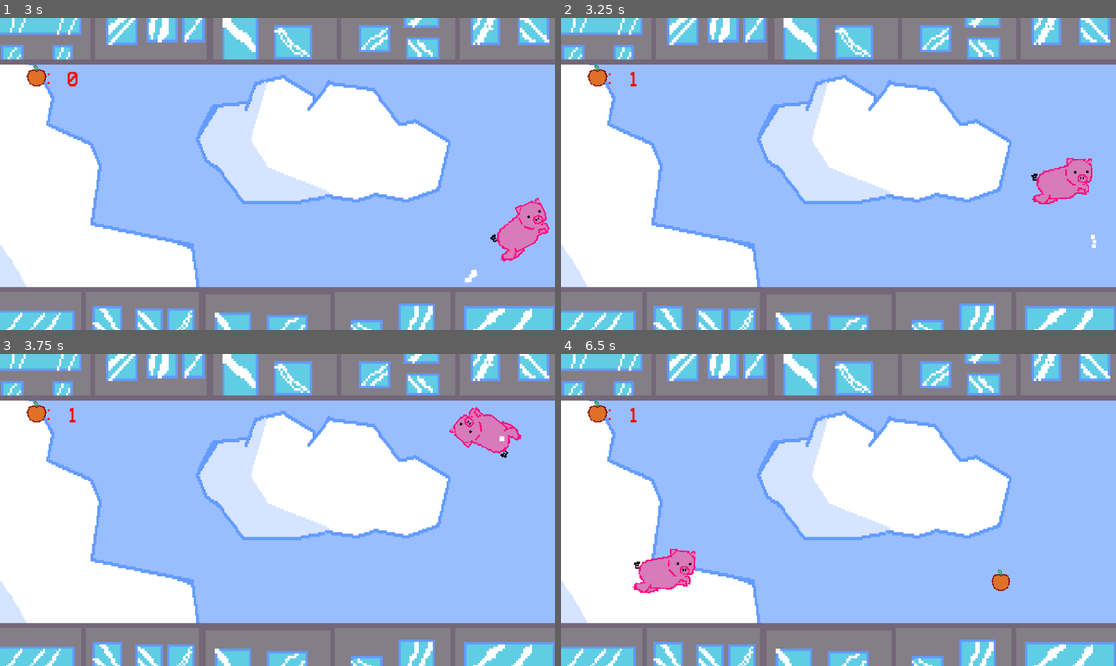
Above: before the commit, frames 1-4 (two rows, left to right).
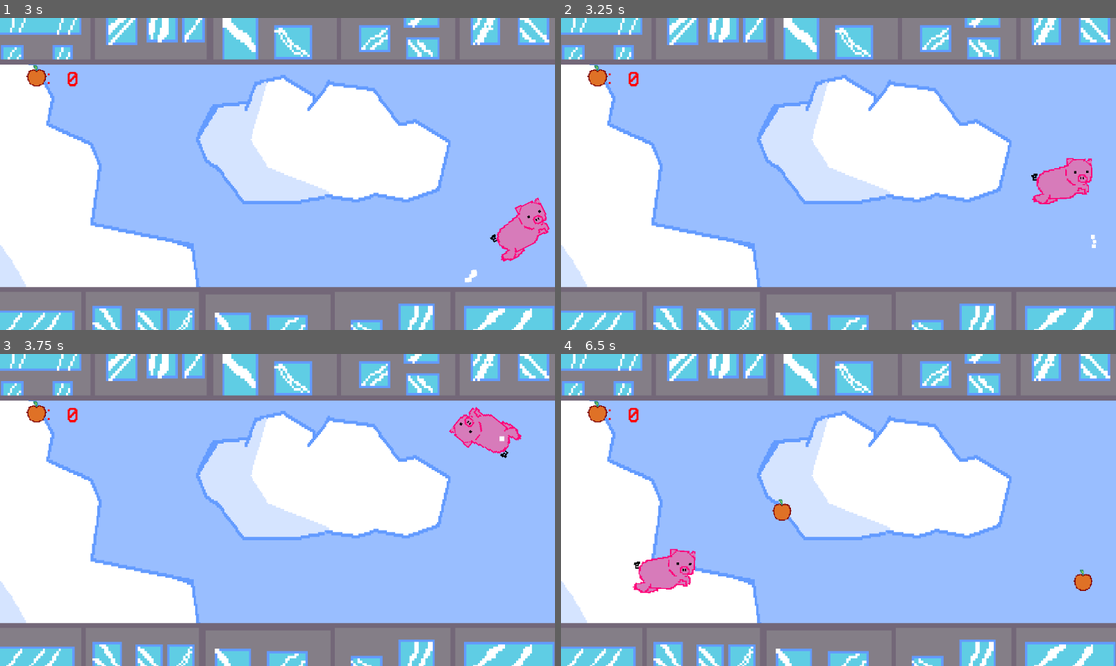
Above: after the commit, the same moments.

Repository: InkWellDen/When-Pigs-fly--In-development-
Game: Godot game, scene res://Scenes/menu.tscn
Two runs of this game, one before a commit and one after it. Both use one fixed random seed, a clock stepped at 60 frames per second and the inputs below.
Inputs:
- Up to frame 1 (3 s): click "Play" at 0.5 s; tap Enter at 1.25 s; hold Right (ui_right) 1.28-2.03 s; hold Down (ui_down) 2.03-2.78 s; hold Right (ui_right) from 2.78 s (still down)
- Up to frame 2 (3.25 s): keep holding Right (ui_right)
- Up to frame 3 (3.75 s): release Right (ui_right) at 3.53 s; hold Up (ui_up) from 3.53 s (still down)
- Up to frame 4 (6.5 s): release Up (ui_up) at 4.28 s; hold Left (ui_left) 4.28-5.78 s; hold Down (ui_down) from 5.78 s (still down)

Frame 1 is identical in both runs. In frame 2, less than 0.1% of the frame differs, in the area x 12-15%, y 17-22%; in frame 3, less than 0.1%; in frame 4, 0.6%, in the area x 12-96%, y 17-76%.

Commit message:
Apples spawning at the right timing

Diff:
--- a/Scripts/maingame.gd
+++ b/Scripts/maingame.gd
@@ -2,7 +2,7 @@
 
 signal apples_changed(new_count: int)
 
-var apples_collected: int = 0
+var apples: int = 0
 var apples_reserved: int = 0
 var game_started: bool = false
 
@@ -11,14 +11,13 @@
 @onready var start_label := $StartLabel
 
 func _ready() -> void:
-	# Reset apples
-	apples_collected = 0
+	apples = 0
 	apples_reserved = 0
-	emit_signal("apples_changed", apples_collected)
+	emit_signal("apples_changed", apples)
 
-	# Start apple spawning ONCE
+	# DO NOT start spawning here
 	if spawner:
-		spawner.start_spawning()
+		spawner.stop_spawning()
 	else:
 		push_error("AppleSpawner node not found at path: $AppleSpawner")
 
@@ -29,33 +28,32 @@
 	if event is InputEventKey and event.pressed and not event.echo:
 		game_started = true
 
-		# Hide the start label
 		if start_label:
 			start_label.hide()
 
-		# Start the player
 		if player:
 			player.start_game()
-		else:
-			push_error("Player node not found at path: $Player")
+
+		if spawner:
+			spawner.start_spawning()
 
 func add_apple(count: int = 1) -> void:
-	apples_collected += max(0, count)
-	emit_signal("apples_changed", apples_collected)
-	print("Game: apples_collected =", apples_collected)
+	apples += max(0, count)
+	emit_signal("apples_changed", apples)
+	print("Game: apples =", apples)
 
 func use_apple(count: int = 1) -> bool:
 	count = max(0, count)
-	if apples_collected >= count:
-		apples_collected -= count
-		emit_signal("apples_changed", apples_collected)
-		print("Game: used", count, "apple(s); remaining =", apples_collected)
+	if apples >= count:
+		apples -= count
+		emit_signal("apples_changed", apples)
+		print("Game: used", count, "apple(s); remaining =", apples)
 		return true
 	return false
 
 func reserve_apples(count: int = 1) -> bool:
 	count = max(0, count)
-	if apples_collected - apples_reserved >= count:
+	if apples - apples_reserved >= count:
 		apples_reserved += count
 		print("Game: reserved", count, "apple(s); reserved =", apples_reserved)
 		return true
@@ -68,10 +66,10 @@
 
 func consume_reserved(count: int = 1) -> bool:
 	count = max(0, count)
-	if apples_reserved >= count and apples_collected >= count:
+	if apples_reserved >= count and apples >= count:
 		apples_reserved -= count
-		apples_collected -= count
-		emit_signal("apples_changed", apples_collected)
-		print("Game: consumed", count, "reserved apples; remaining =", apples_collected, "reserved =", apples_reserved)
+		apples -= count
+		emit_signal("apples_changed", apples)
+		print("Game: consumed", count, "reserved apples; remaining =", apples, "reserved =", apples_reserved)
 		return true
 	return false
